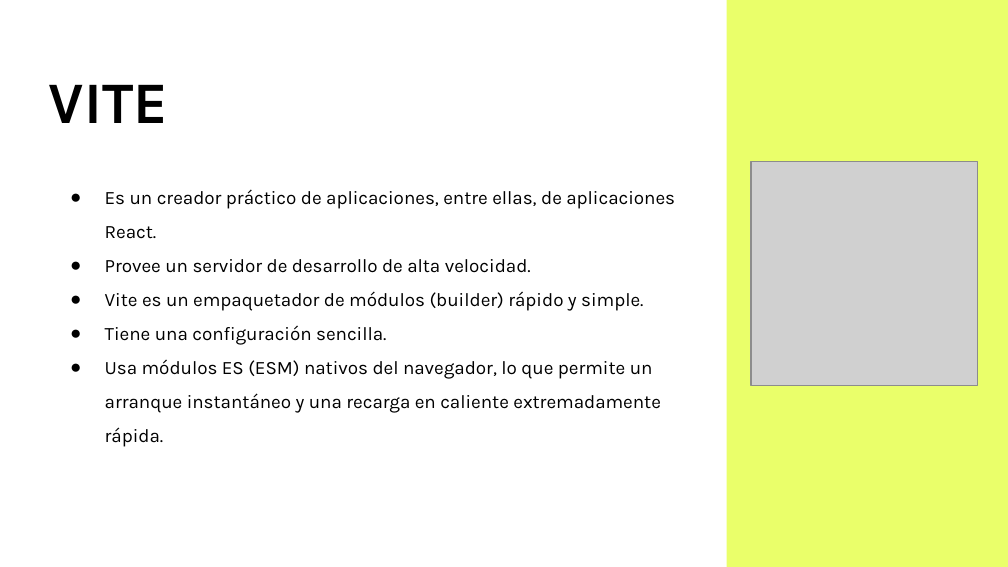
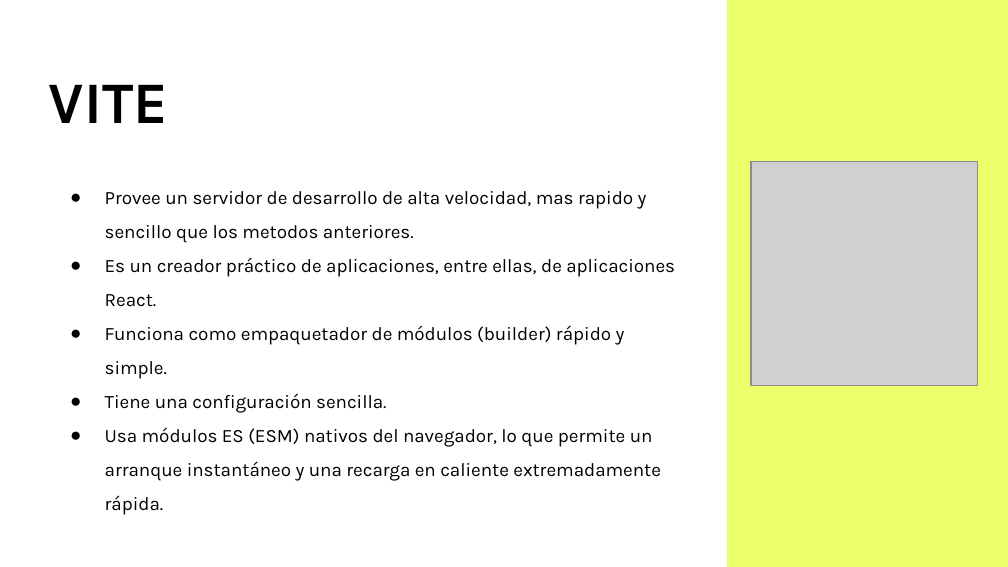
Before and after one commit to Arturogrottoli/Project-React-Js, a slide deck: slide 3 of Clase02/Unidad 2 - Clase en vivo.pptx. Drawn at 1008x567 pixels with LibreOffice and Linux fonts; fonts in the diff are those of the drawing; grey boxes stand for pictures; background and template pictures are left out. Boxes give left, top, right and bottom in pixels: in the first picture for what was removed or moved away, otherwise in the second. Text is boxed around its words. In the diff, an @@ line names an element or a change of style, - is before the commit and + after.

Commit message:
Clase 2

```diff
--- a/Clase02/Unidad 2 - Clase en vivo.pptx
+++ b/Clase02/Unidad 2 - Clase en vivo.pptx
@@ text at <box>105,191,647,243</box>: paragraph added @@
+● Provee un servidor de desarrollo de alta velocidad, mas rapido y sencillo que los metodos anteriores.
@@ text at <box>105,325,625,379</box>: text changed @@
-● Provee un servidor de desarrollo de alta velocidad.
-● Vite es un empaquetador de módulos (builder) rápido y simple.
+● Funciona como empaquetador de módulos (builder) rápido y simple.
```
